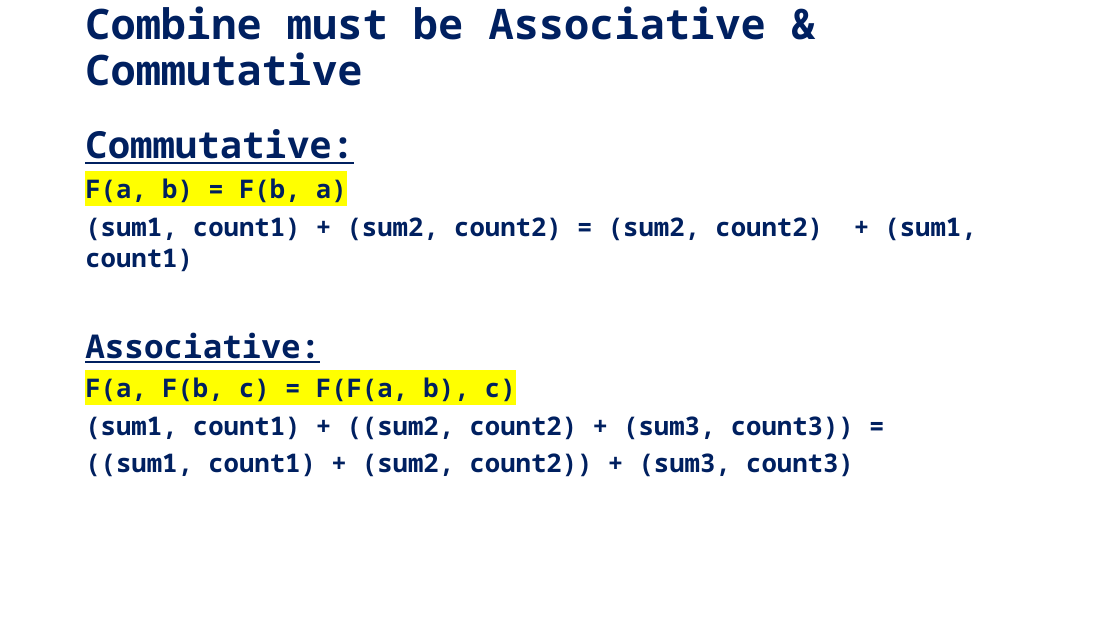
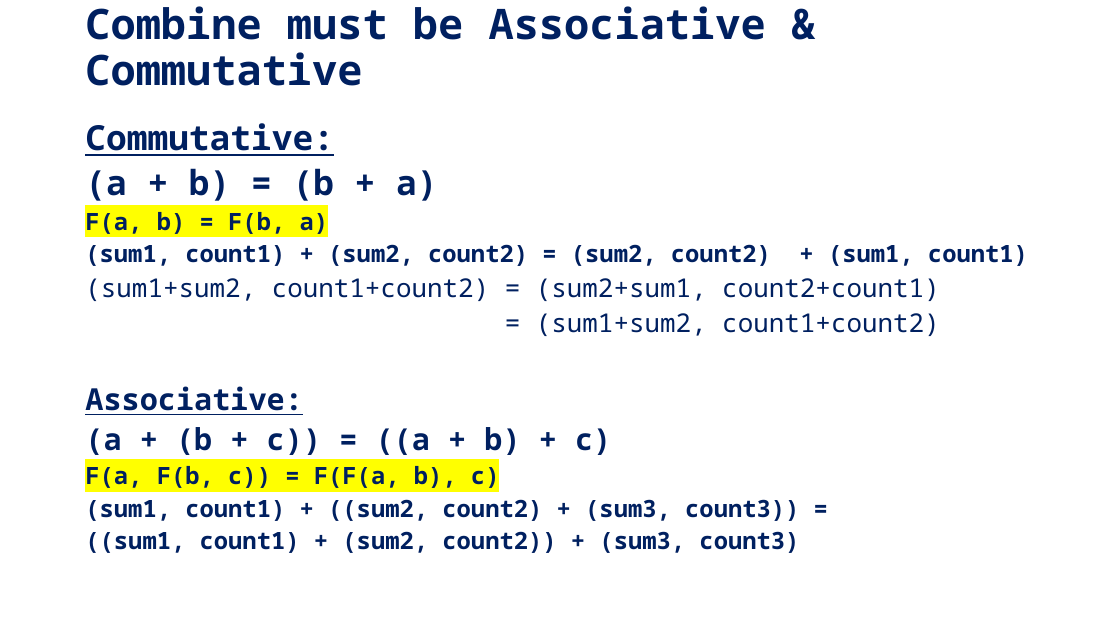
Before and after one commit to mahmoudparsian/big-data-mapreduce-course, a slide deck: slide 28 of slides/mapreduce/3.1_combiners_in_mapreduce.pptx. Drawn at 1120x630 pixels with LibreOffice and Linux fonts; fonts in the diff are those of the drawing; background and template pictures are left out. Boxes give left, top, right and bottom in pixels: in the first picture for what was removed or moved away, otherwise in the second. Text is boxed around its words. In the diff, an @@ line names an element or a change of style, - is before the commit and + after.

```diff
--- a/slides/mapreduce/3.1_combiners_in_mapreduce.pptx
+++ b/slides/mapreduce/3.1_combiners_in_mapreduce.pptx
@@ text at [85, 123, 1028, 553]: size 32 to 29.6 pt in "Commutative:"; size 22 to 20.4 pt in "F(a, b) = F(b, a)", "(sum1, count1) + (sum2, count2) = (sum2, ...", "(sum1, count1) + ((sum2, count2) + (sum3, ...", "((sum1, count1) + (sum2, count2)) + (sum3, ..."; size 28 to 25.9 pt in "Associative:"; line spacing 1 to 0.9 @@
@@ text at [85, 168, 437, 201]: paragraph added @@
+(a + b) = (b + a)
@@ text at [85, 278, 939, 336]: paragraphs added @@
+(sum1+sum2, count1+count2) = (sum2+sum1, count2+count1)
+= (sum1+sum2, count1+count2)
@@ text at [85, 427, 611, 490]: text changed; size 22 to 20.4 pt @@
-F(a, F(b, c) = F(F(a, b), c)
+(a + (b + c)) = ((a + b) + c)
+F(a, F(b, c)) = F(F(a, b), c)
```
Also in this commit, not shown: 2 other slides changed, 1 other file.
